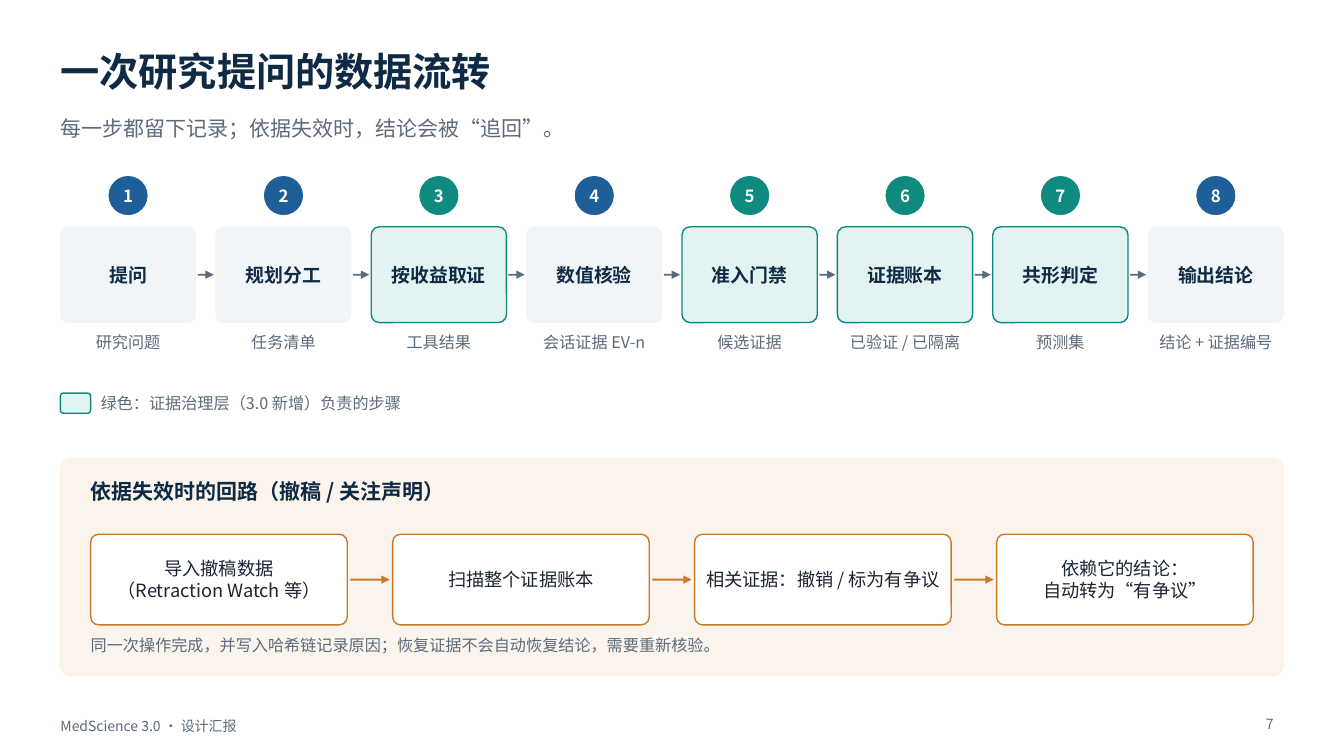
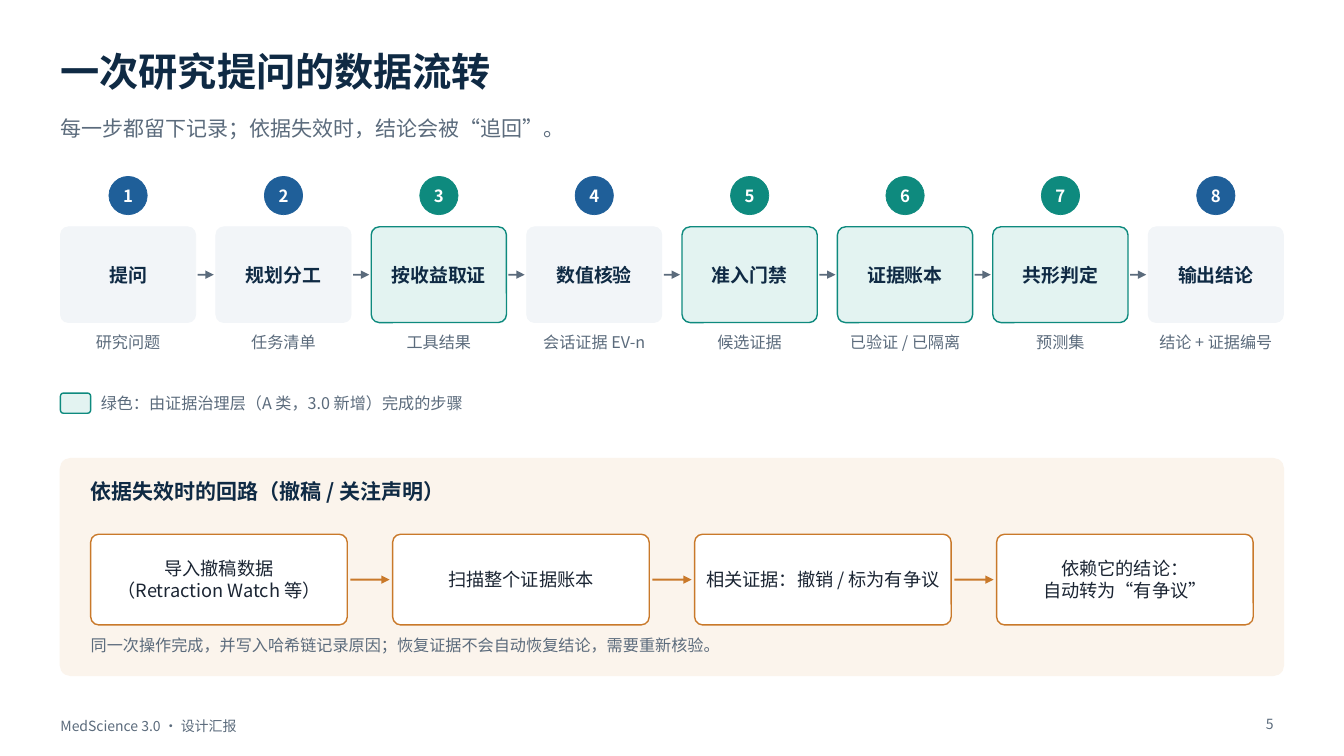
Before and after one commit to BenjaminDuo/MedScience, a slide deck: slide 5 of docs/presentation/MedScience-3.0-设计汇报.pptx (slide 7 before the commit). Drawn at 1344x756 pixels with LibreOffice and Linux fonts; fonts in the diff are those of the drawing. Boxes give left, top, right and bottom in pixels: in the first picture for what was removed or moved away, otherwise in the second. Text is boxed around its words. In the diff, an @@ line names an element or a change of style, - is before the commit and + after.

```diff
--- a/docs/presentation/MedScience-3.0-设计汇报.pptx
+++ b/docs/presentation/MedScience-3.0-设计汇报.pptx
@@ text at [101, 395, 463, 411]: text changed @@
-绿色：证据治理层（3.0 新增）负责的步骤
+绿色：由证据治理层（A 类，3.0 新增）完成的步骤
@@ page number at [1266, 718, 1274, 729]: text changed @@
-7
+5
```
Also in this commit, not shown: 8 other slides changed, 5 slides removed, 5 other files.
